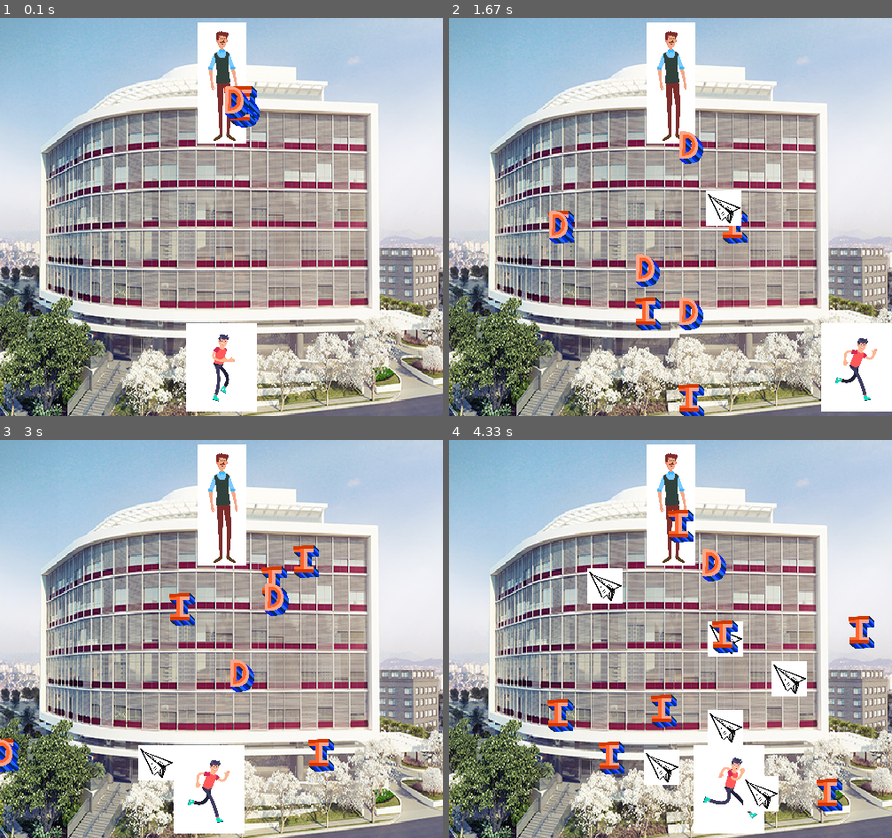
Above: before the commit, frames 1-4 (two rows, left to right).
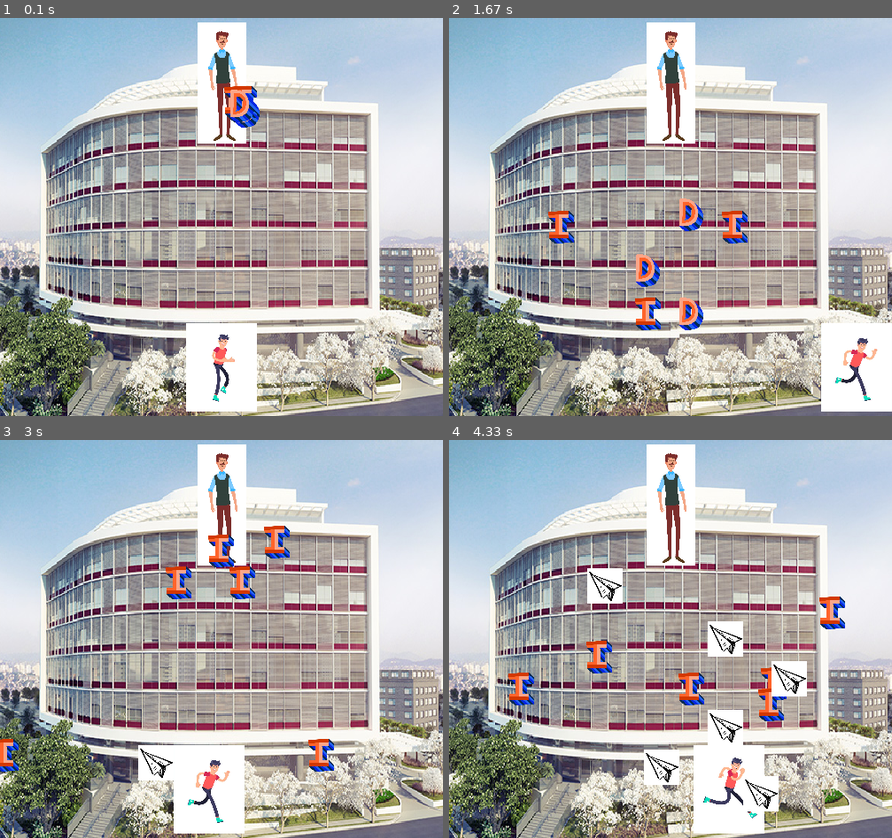
Above: after the commit, the same moments.

Repository: HudsonArauj/jogo_pygame
Game: pygame game, started from jogo_1.py
The game is run twice, just before and just after one commit, with the same random seed, the same clock (stepped at 60 frames per second) and the same inputs.
Inputs:
- Up to frame 1 (0.1 s): no input
- Up to frame 2 (1.67 s): tap Space at 0.33 s; hold Right 0.67-1.13 s; hold Right 1.17-1.63 s
- Up to frame 3 (3 s): hold Left 1.67-2.2 s; hold Left 2.23-2.63 s; tap Space at 2.67 s
- Up to frame 4 (4.33 s): hold Right 3-3.63 s; tap Space at 3.07, 3.37, 3.73, 4.03, 4.23 s; hold Left 3.67-4.13 s; hold Right from 4.17 s (still down)

The runs differ from the first frame. In frame 1, 0.4% of the frame differs, in the area x 50-58%, y 17-28%; in frame 2, 2.1%; in frame 3, 3.2%; in frame 4, 4.7%, in the area x 13-96%, y 17-94%.

Commit message:
coloquei o tempo para lançamento do avião e diminuir a quantidade de letras que sai do professor

Diff:
--- a/jogo_1.py
+++ b/jogo_1.py
@@ -96,6 +96,9 @@
         self.recursos = recursos
         self.direcao = 1  #Começa olhando pra direita
 
+        self.ultimo_tiro = pygame.time.get_ticks()
+        self.lancamento_aviao = 500
+
     def update(self):
         self.rect.x += self.speedx
         # Não deixa o jogador sair da tela.
@@ -109,13 +112,18 @@
             self.image = self.recursos['corrida'][self.pos]
 
     def lancamento(self):
-        if self.direcao == 1:
-            novo_aviao = Aviao(self.recursos, self.rect.centery,  self.rect.right)
-        else:
-            novo_aviao = Aviao(self.recursos, self.rect.centery,  (self.rect.left-comprimento_letras))
-        self.grupos['todos_elementos'].add(novo_aviao)
-        self.grupos['todos_avioes'].add(novo_aviao)
-        self.recursos['lancamento_aviao'].play()
+        agora  = pygame.time.get_ticks()
+
+        colapso_aviao = agora -self.ultimo_tiro
+        if colapso_aviao > self.lancamento_aviao:
+            self.lancamento_aviao = agora
+            if self.direcao == 1:
+                novo_aviao = Aviao(self.recursos, self.rect.centery,  self.rect.right)
+            else:
+                novo_aviao = Aviao(self.recursos, self.rect.centery,  (self.rect.left-comprimento_letras))
+            self.grupos['todos_elementos'].add(novo_aviao)
+            self.grupos['todos_avioes'].add(novo_aviao)
+            self.recursos['lancamento_aviao'].play()
 
 class Aviao(pygame.sprite.Sprite):
     def __init__(self, recursos, posicao_y, posicao_x):
@@ -161,7 +169,7 @@
 jogador = Aluno(recursos, grupos)
 todos_elementos.add(jogador)
 
-for a in range(4):
+for a in range(3):
     letra_I = Letra(recursos['letra_I_imagem'])
     letra_D = Letra(recursos['letra_D_imagem'])
     todos_elementos.add(letra_I)
